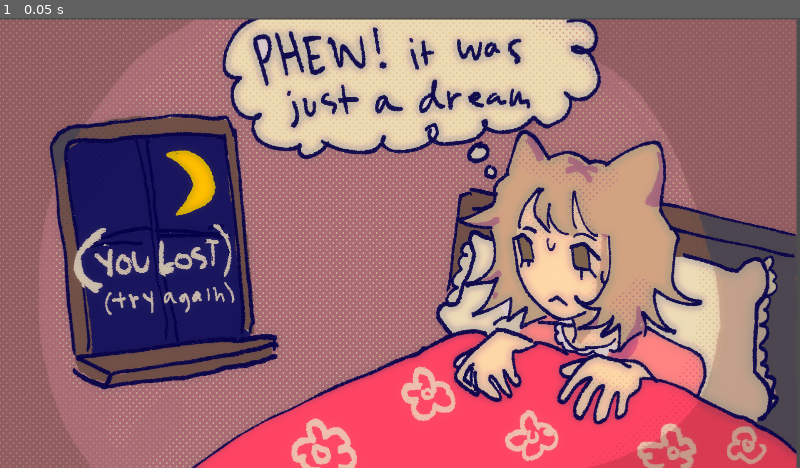
Above: before the commit, frame 1.
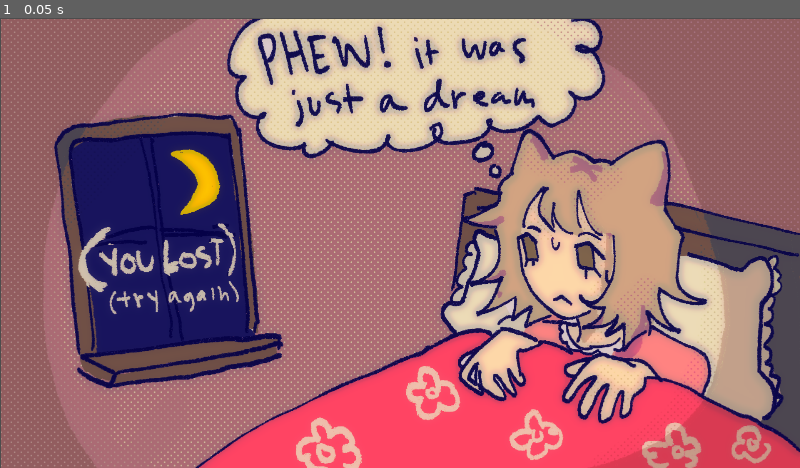
Above: after the commit, the same moment.

Repository: RobertKadak/GameCamp-2024
Game: Godot game, scene res://scenes/lose_screen.tscn
Two runs of this game, one before a commit and one after it. Both use one fixed random seed, a clock stepped at 60 frames per second and the inputs below. This scene is started directly instead of the project's main scene.
Inputs:
- Up to frame 1 (0.05 s): no input

The runs differ from the first frame. In frame 1, 26% of the frame differs, in the area x 0-100%, y 0-100%.

Commit message:
END SCREEN WORKS

Diff:
--- a/characters/player/player.gd
+++ b/characters/player/player.gd
@@ -63,7 +63,7 @@
 # Called every frame. 'delta' is the elapsed time since the previous frame.
 func _process(delta: float) -> void:
 	if health <= 0:
-		get_tree().change_scene_to_file("res://assets/losescreen.png")
+		get_tree().change_scene_to_file("res://scenes/lose_screen.tscn")
 
 	var move_left = "move_left"
 	var move_right = "move_right"
--- a/scenes/lose_screen.tscn
+++ b/scenes/lose_screen.tscn
@@ -11,5 +11,5 @@
 grow_vertical = 2
 
 [node name="Losescreen" type="Sprite2D" parent="."]
-position = Vector2(952, 544)
+position = Vector2(963, 542)
 texture = ExtResource("1_x4ta7")
